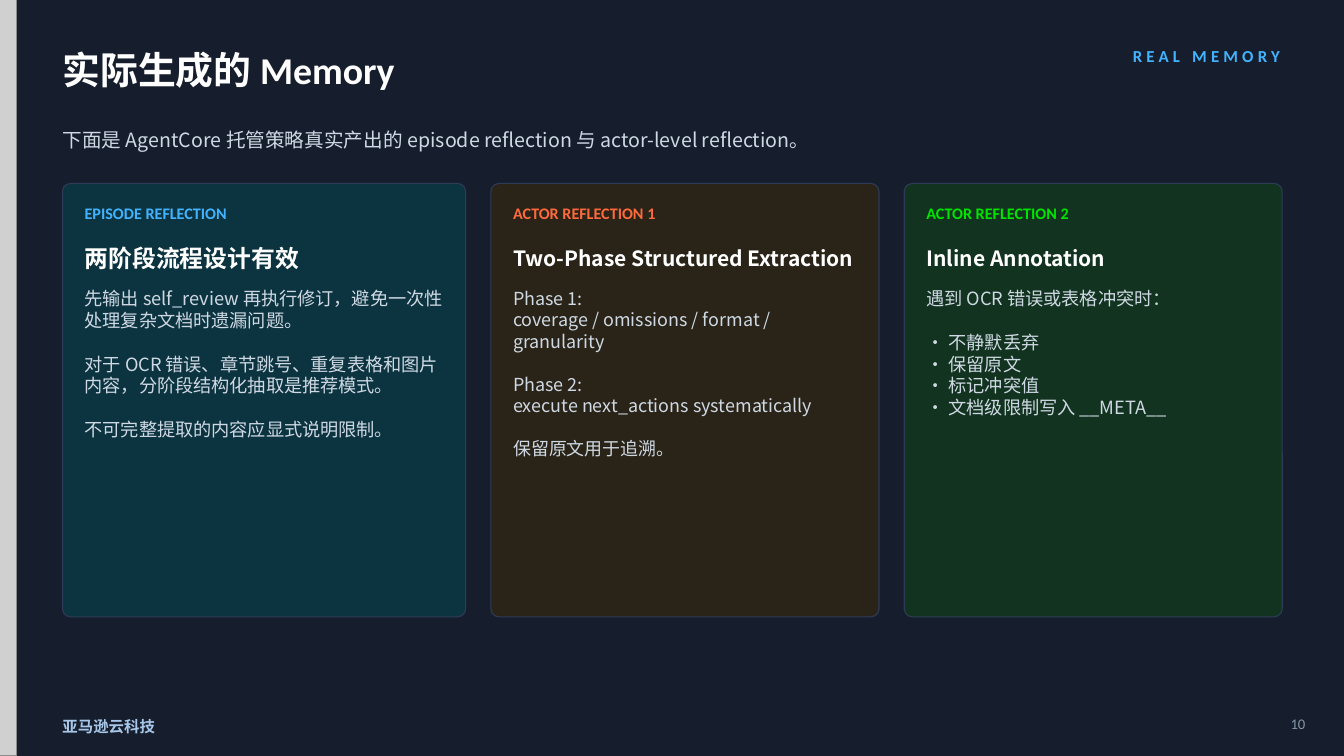
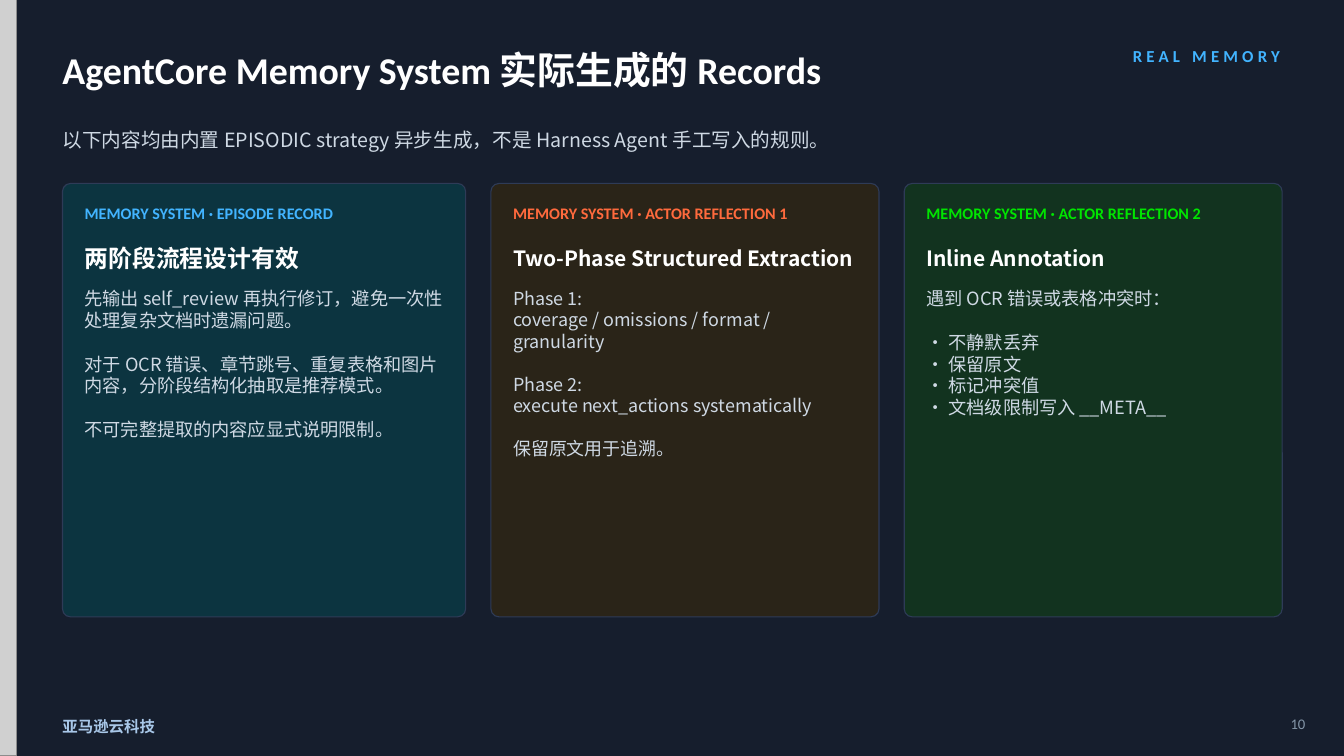
Before and after one commit to dashjim/agentcore-memory-loop, a slide deck: slide 10 of docs/记忆能让Agent越跑越好吗-V3.pptx. Drawn at 1344x756 pixels with LibreOffice and Linux fonts; fonts in the diff are those of the drawing; grey boxes stand for pictures. Boxes give left, top, right and bottom in pixels: in the first picture for what was removed or moved away, otherwise in the second. Text is boxed around its words. In the diff, an @@ line names an element or a change of style, - is before the commit and + after.

Commit message:
docs: clarify execution roles in memory deck

```diff
--- a/docs/记忆能让Agent越跑越好吗-V3.pptx
+++ b/docs/记忆能让Agent越跑越好吗-V3.pptx
@@ text at [62, 51, 821, 91]: text changed @@
-实际生成的 Memory
+AgentCore Memory System 实际生成的 Records
@@ text at [62, 130, 829, 152]: text changed @@
-下面是 AgentCore 托管策略真实产出的 episode reflection 与 actor-level reflection。
+以下内容均由内置 EPISODIC strategy 异步生成，不是 Harness Agent 手工写入的规则。
@@ text at [85, 208, 333, 219]: text changed @@
-EPISODE REFLECTION
+MEMORY SYSTEM · EPISODE RECORD
@@ text at [513, 208, 787, 219]: text changed @@
-ACTOR REFLECTION 1
+MEMORY SYSTEM · ACTOR REFLECTION 1
@@ text at [926, 208, 1201, 219]: text changed @@
-ACTOR REFLECTION 2
+MEMORY SYSTEM · ACTOR REFLECTION 2
```
Also in this commit, not shown: 6 other slides changed, 2 other files.
